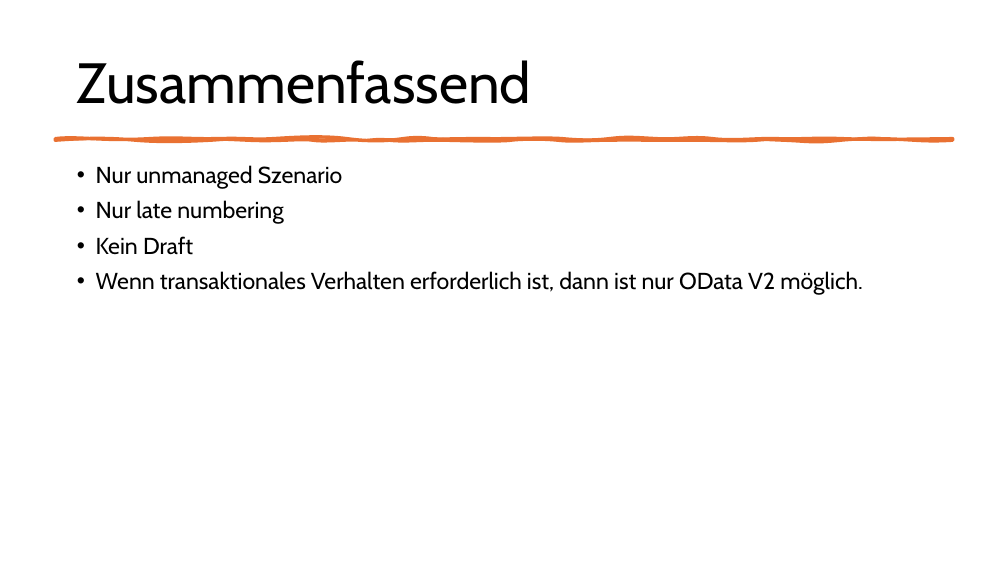
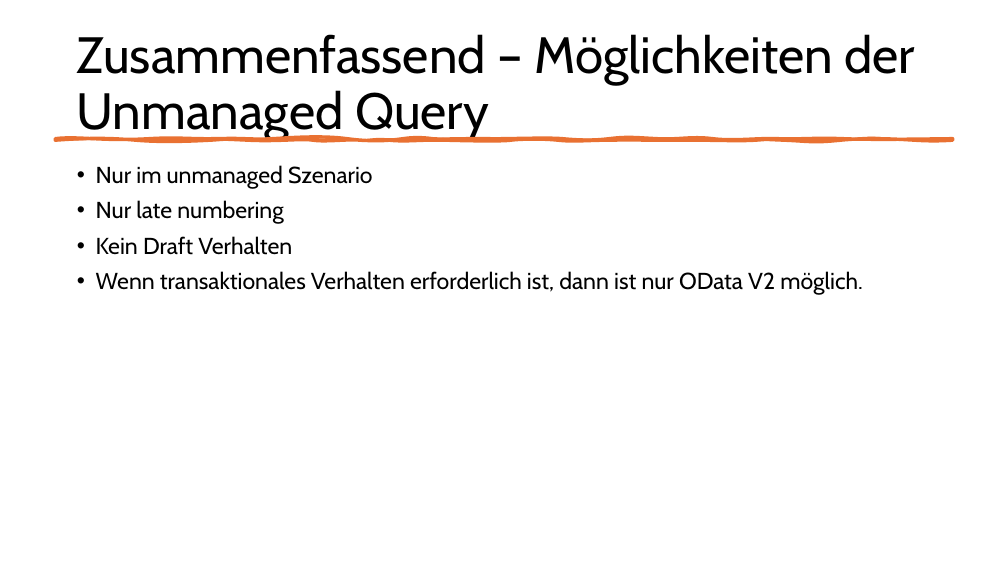
Before and after one commit to MatLange/Schulung, a slide deck: slide 18 of RAP Presentationen/Tag4.2 - UnmanagedQuery_DE.pptx (slide 15 before the commit). Drawn at 1008x567 pixels with LibreOffice and Linux fonts; fonts in the diff are those of the drawing. Boxes give left, top, right and bottom in pixels: in the first picture for what was removed or moved away, otherwise in the second. Text is boxed around its words. In the diff, an @@ line names an element or a change of style, - is before the commit and + after.

```diff
--- a/RAP Presentationen/Tag4.2 - UnmanagedQuery_DE.pptx
+++ b/RAP Presentationen/Tag4.2 - UnmanagedQuery_DE.pptx
@@ title at (77,34,915,140): text changed; size 54 to 48.6 pt @@
-Zusammenfassend
+Zusammenfassend – Möglichkeiten der Unmanaged Query
@@ text at (96,165,373,189): text changed @@
-• Nur unmanaged Szenario
+• Nur im unmanaged Szenario
@@ text at (96,236,292,255): text changed @@
-• Kein Draft
+• Kein Draft Verhalten
```
Also in this commit, not shown: 7 other slides changed, 4 slides added, 1 slide removed.
